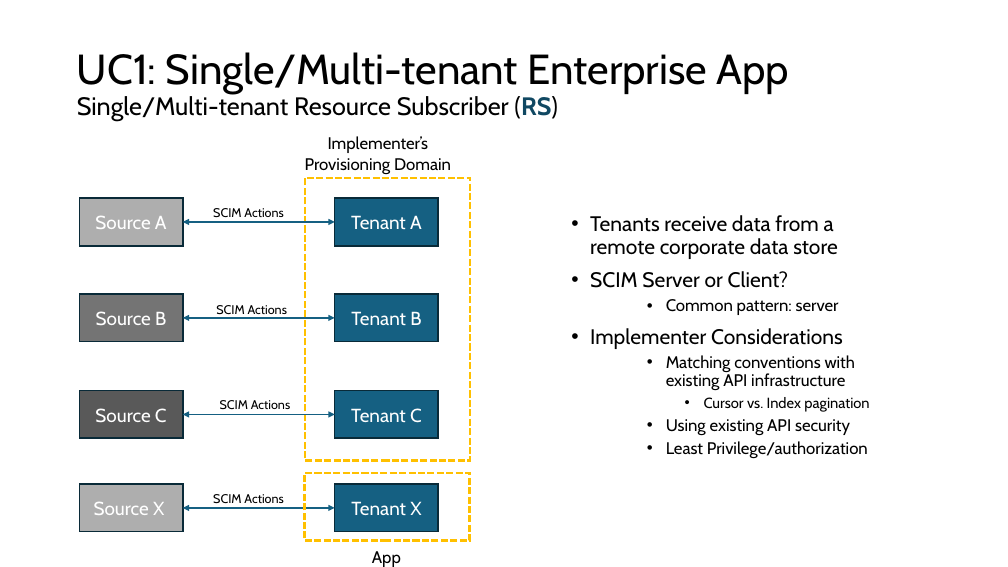
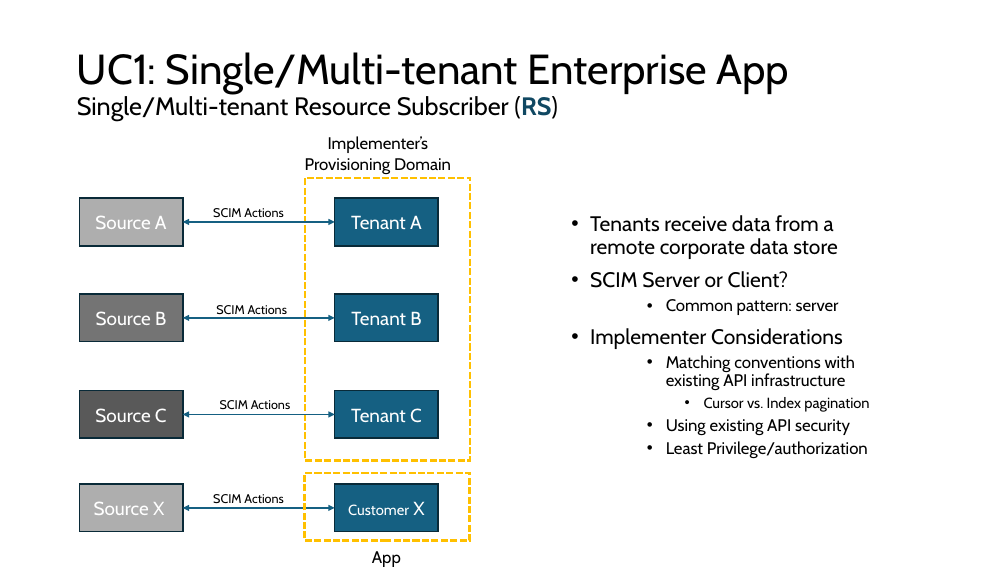
Before and after one commit to pamelatech/scim-use-case-revamp, a slide deck: slide 23 of Use Cases 29 Mar 2024.pptx (slide 26 before the commit). Drawn at 1008x567 pixels with LibreOffice and Linux fonts; fonts in the diff are those of the drawing. Boxes give left, top, right and bottom in pixels: in the first picture for what was removed or moved away, otherwise in the second. Text is boxed around its words. In the diff, an @@ line names an element or a change of style, - is before the commit and + after.

```diff
--- a/Use Cases 29 Mar 2024.pptx
+++ b/Use Cases 29 Mar 2024.pptx
@@ text in rectangle at (348, 501, 424, 515): text changed; size 18 to 14 pt @@
-Tenant X
+Customer X
```
Also in this commit, not shown: 13 other slides changed, 1 other file.
